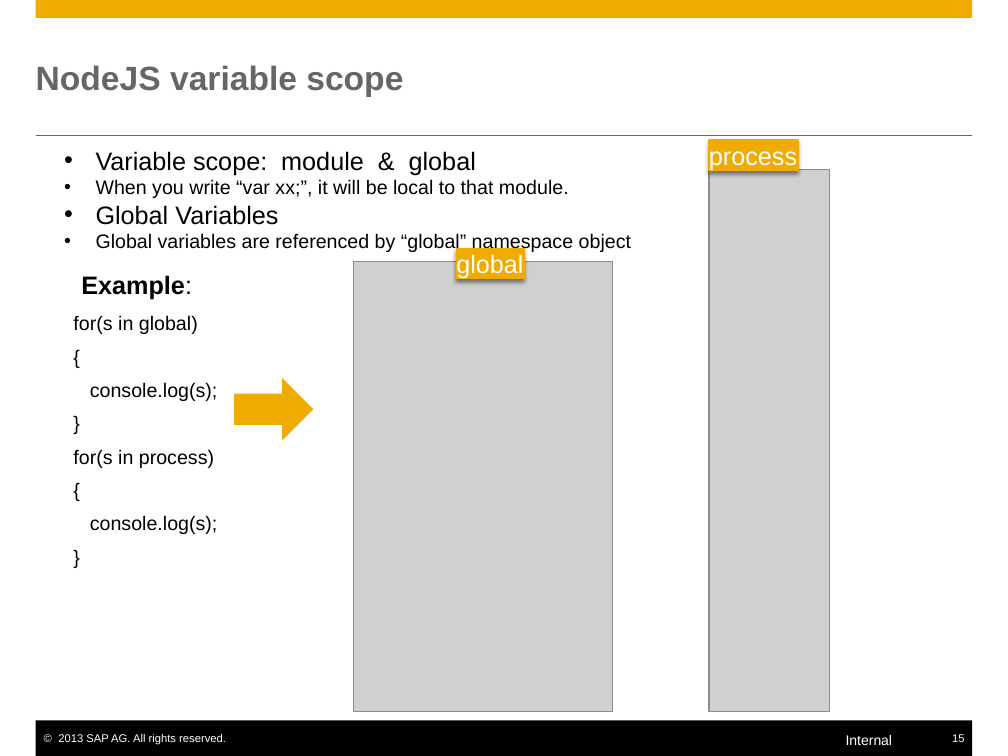
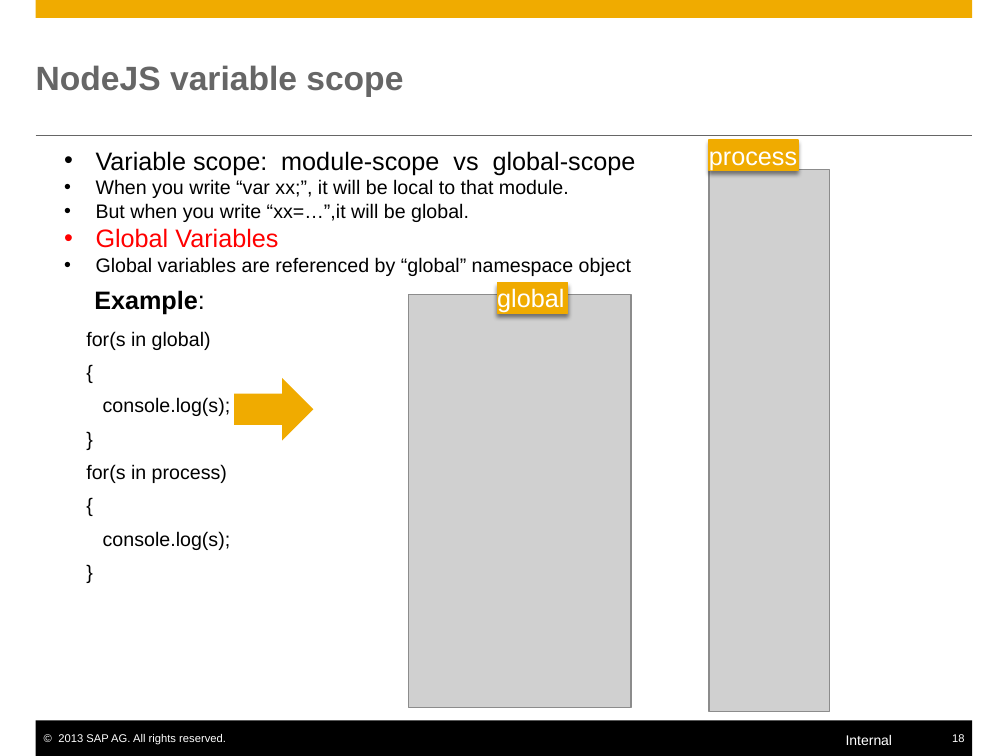
Before and after one commit to yjhcjykwbk-jlsec/mynodejs, a slide deck: slide 18 of nodejs.pptx (slide 15 before the commit). Drawn at 1008x756 pixels with LibreOffice and Linux fonts; fonts in the diff are those of the drawing; grey boxes stand for pictures. Boxes give left, top, right and bottom in pixels: in the first picture for what was removed or moved away, otherwise in the second. Text is boxed around its words. In the diff, an @@ line names an element or a change of style, - is before the commit and + after.

```diff
--- a/nodejs.pptx
+++ b/nodejs.pptx
@@ text at bbox=[96, 151, 636, 176]: text changed @@
-• Variable scope: module & global
+• Variable scope: module-scope vs global-scope
@@ text at bbox=[96, 203, 469, 222]: paragraph added @@
+• But when you write “xx=…”,it will be global.
@@ text at bbox=[96, 228, 278, 248]: text colour #000000 to #FF0000 in "Global Variables" @@
@@ text "Example:": place and size @@
-text "Example:" at bbox=[81, 275, 192, 300]
+text "Example:" at bbox=[94, 290, 205, 315]
@@ picture: place and size @@
-picture at bbox=[353, 261, 612, 712]
+picture at bbox=[409, 294, 631, 707]
@@ rectangle "global": place and size @@
-rectangle "global" at bbox=[457, 248, 524, 278]
+rectangle "global" at bbox=[497, 282, 568, 312]
@@ text "for(s in global)": place and size @@
-text "for(s in global)" at bbox=[73, 315, 218, 534]
+text "for(s in global)" at bbox=[86, 331, 231, 550]
```
Also in this commit, not shown: 19 other slides changed, 7 slides added.
